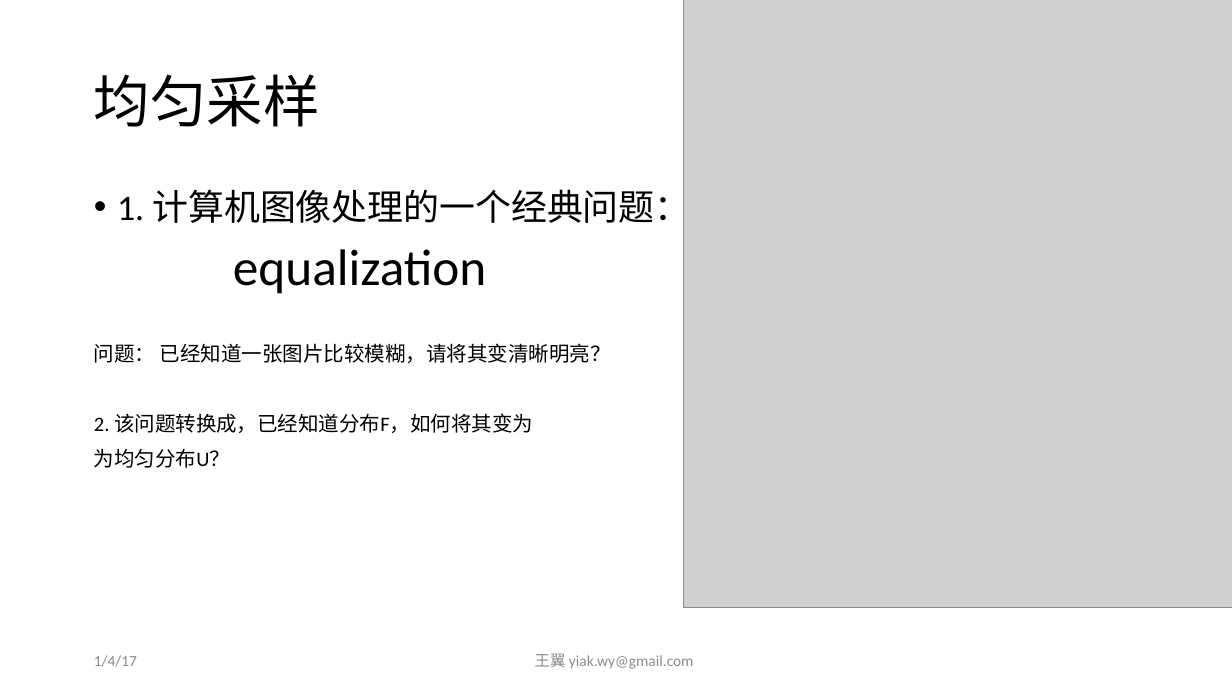
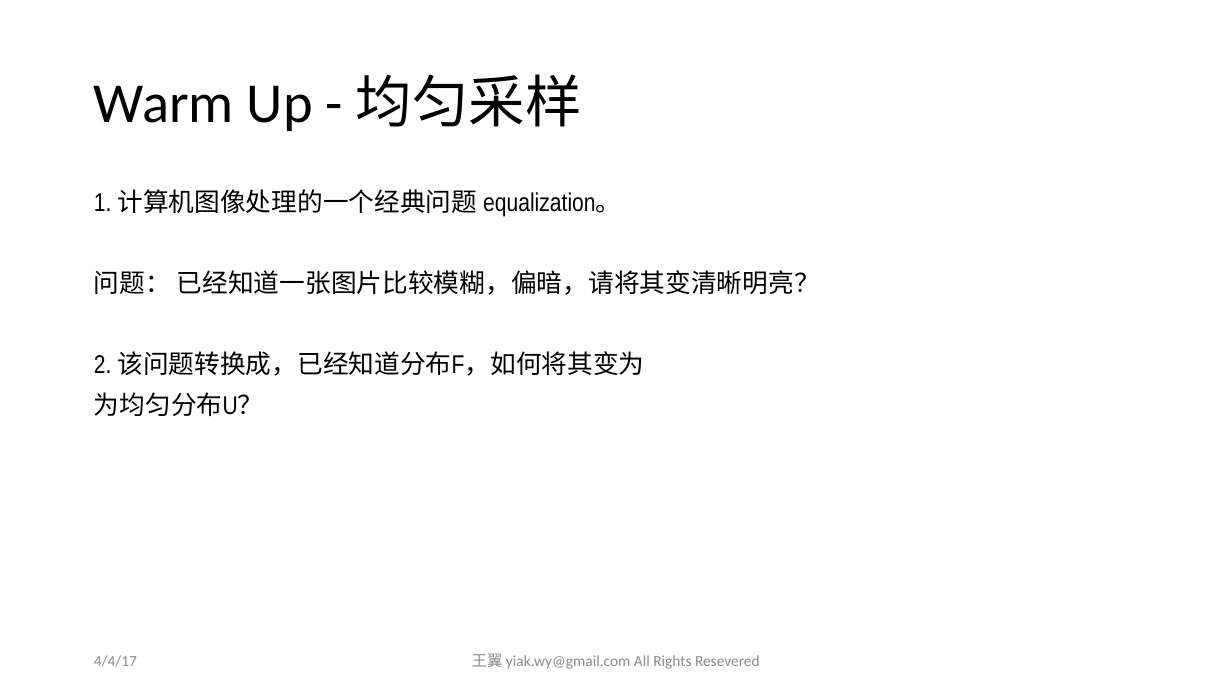
Before and after one commit to yiakwy/yiakwy.github.io, a slide deck: slide 31 of Computing Random Variables/Computing Random Variables.pptx (slide 17 before the commit). Drawn at 1232x693 pixels with LibreOffice and Linux fonts; fonts in the diff are those of the drawing; grey boxes stand for pictures. Boxes give left, top, right and bottom in pixels: in the first picture for what was removed or moved away, otherwise in the second. Text is boxed around its words. In the diff, an @@ line names an element or a change of style, - is before the commit and + after.

```diff
--- a/Computing Random Variables/Computing Random Variables.pptx
+++ b/Computing Random Variables/Computing Random Variables.pptx
@@ picture removed at bbox=[684, 0, 1232, 608] @@
@@ title at bbox=[94, 74, 582, 131]: text changed @@
-均匀采样
+Warm Up - 均匀采样
@@ text at bbox=[94, 189, 820, 295]: text changed; size 16 to 20 pt; font Calibri to Arial Narrow @@
-• 1. 计算机图像处理的一个经典问题：
-equalization
-问题： 已经知道一张图片比较模糊，请将其变清晰明亮？
+1. 计算机图像处理的一个经典问题 equalization。
+问题： 已经知道一张图片比较模糊，偏暗，请将其变清晰明亮？
@@ text at bbox=[94, 351, 644, 416]: size 16 to 20 pt, font Calibri to Arial Narrow in "2. 该问题转换成，已经知道分布F，如何将其变为", "为均匀分布U？" @@
@@ text at bbox=[94, 655, 137, 667]: text changed @@
-1/4/17
+4/4/17
@@ text at bbox=[472, 653, 760, 669]: text changed @@
-王翼 yiak.wy@gmail.com
+王翼 yiak.wy@gmail.com All Rights Resevered
```
Also in this commit, not shown: 20 other slides changed, 14 slides added, 3 other files.
